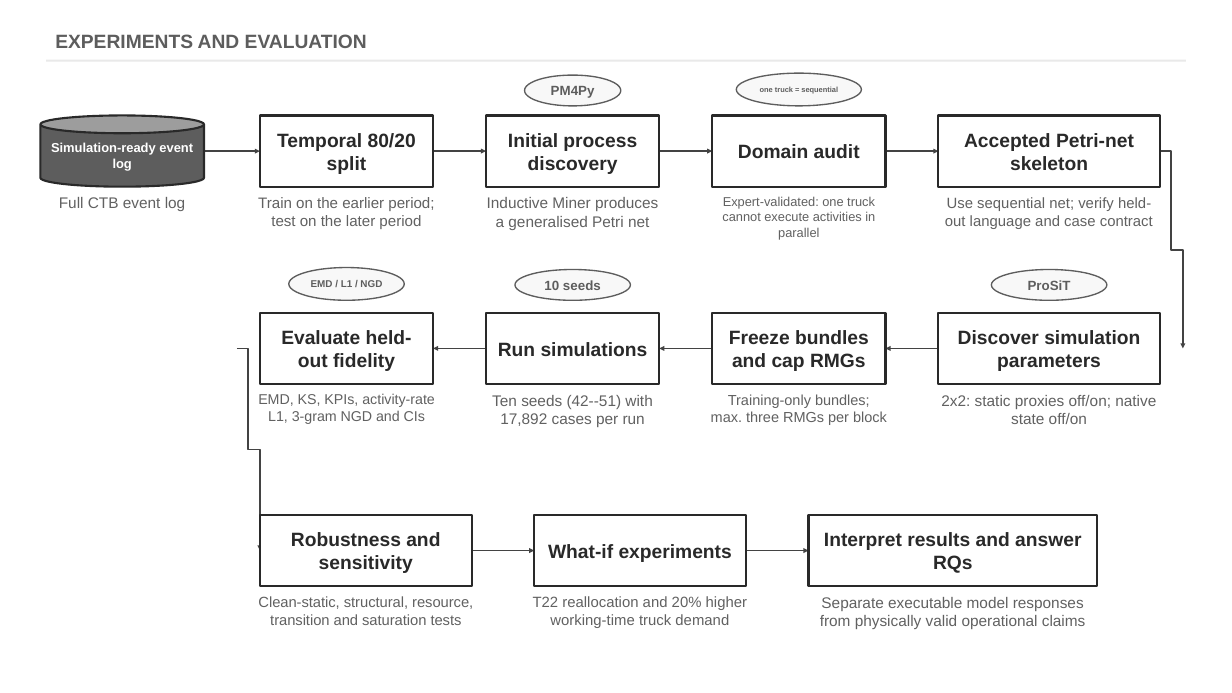
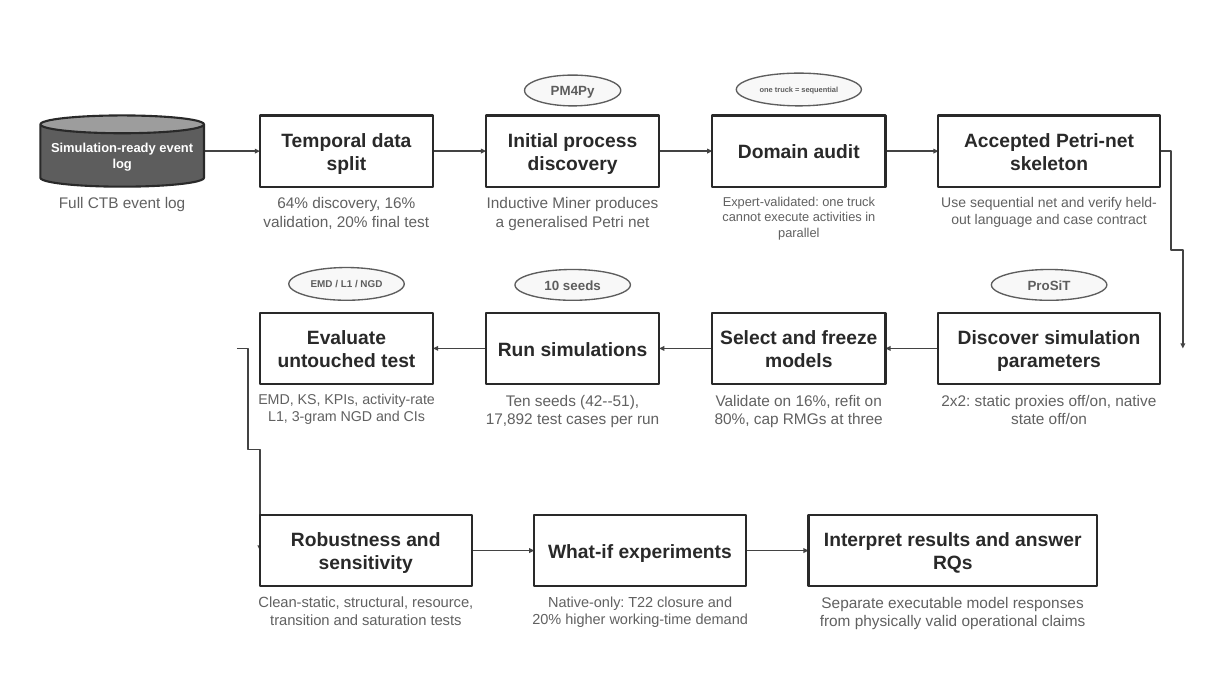
Before and after one commit to JuleGri/Data-Aware-Process-Simulation-at-CTB, a slide deck: slide 2 of figures/schemas/CTB_pipeline_diagrams_black_white.pptx. Drawn at 1232x693 pixels with LibreOffice and Linux fonts; fonts in the diff are those of the drawing. Boxes give left, top, right and bottom in pixels: in the first picture for what was removed or moved away, otherwise in the second. Text is boxed around its words. In the diff, an @@ line names an element or a change of style, - is before the commit and + after.

```diff
--- a/figures/schemas/CTB_pipeline_diagrams_black_white.pptx
+++ b/figures/schemas/CTB_pipeline_diagrams_black_white.pptx
@@ text removed at (55, 34, 367, 48) @@
-EXPERIMENTS AND EVALUATION
@@ line removed from (46, 61) to (1186, 61) @@
@@ text in rectangle at (281, 133, 412, 174): text changed @@
-Temporal 80/20 split
+Temporal data split
@@ text at (263, 197, 429, 229): text changed; size 11.8 to 12 pt @@
-Train on the earlier period; test on the later period
+64% discovery, 16% validation, 20% final test
@@ text at (941, 197, 1157, 227): text changed; size 11.6 to 10.9 pt @@
-Use sequential net; verify held-out language and case contract
+Use sequential net and verify held-out language and case contract
@@ text in rectangle at (278, 330, 415, 367): text changed @@
-Evaluate held-out fidelity
+Evaluate untouched test
@@ text in rectangle at (720, 330, 878, 367): text changed @@
-Freeze bundles and cap RMGs
+Select and freeze models
@@ text at (486, 395, 659, 427): text changed @@
-Ten seeds (42--51) with 17,892 cases per run
+Ten seeds (42--51), 17,892 test cases per run
@@ text at (715, 395, 883, 427): text changed; size 11.4 to 12 pt @@
-Training-only bundles; max. three RMGs per block
+Validate on 16%, refit on 80%, cap RMGs at three
@@ text at (941, 395, 1156, 424): text changed @@
-2x2: static proxies off/on; native state off/on
+2x2: static proxies off/on, native state off/on
@@ text at (532, 596, 748, 627): text changed; size 11.6 to 11.3 pt @@
-T22 reallocation and 20% higher working-time truck demand
+Native-only: T22 closure and 20% higher working-time demand
```
Also in this commit, not shown: 1 other slide changed, 11 other files.
